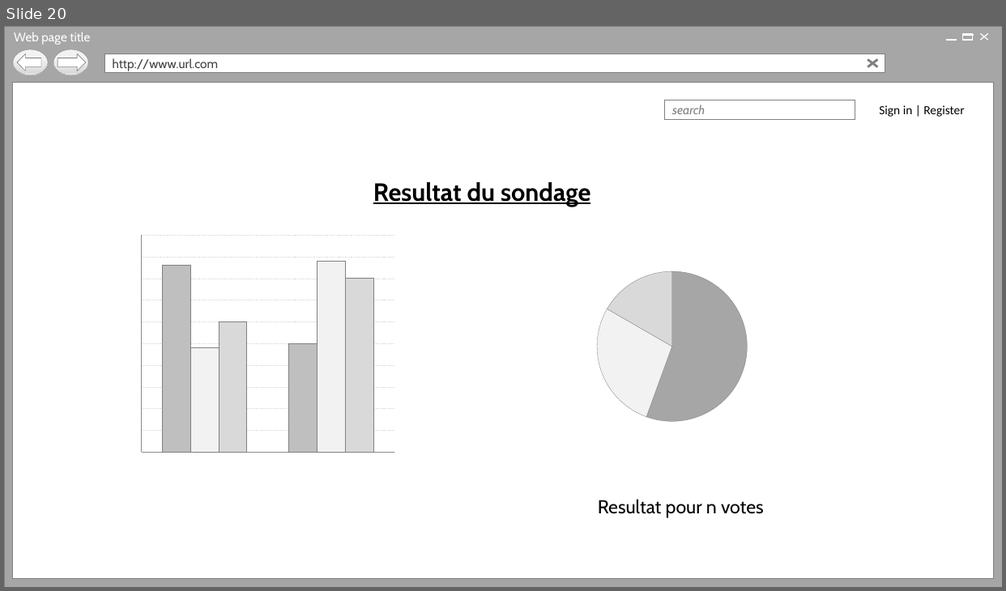
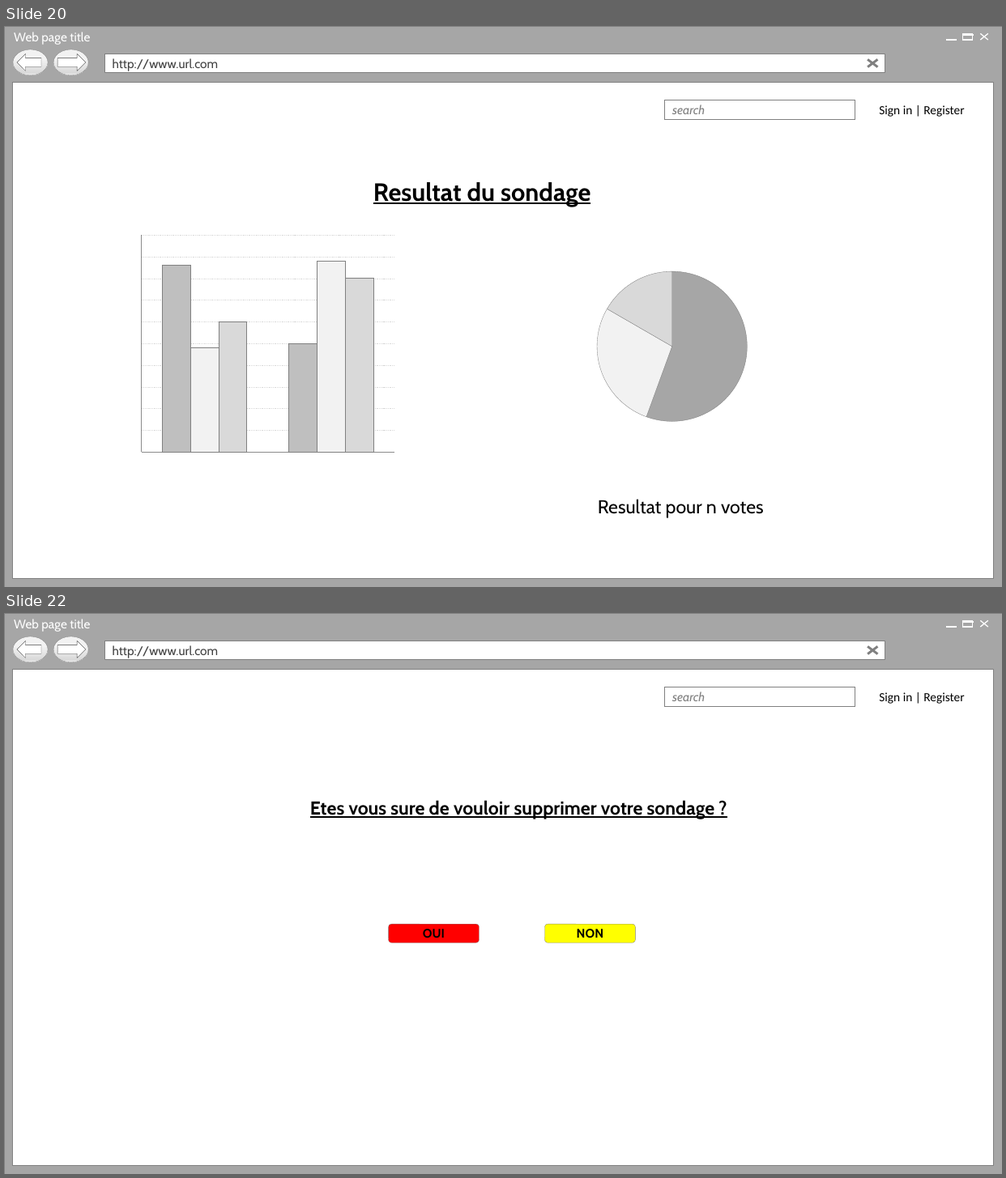
Before and after one commit to Holyz1988/PROJET1-ASP.NET, a slide deck: Page d’acceuil.pptx. Shown one above the other, each under a label of ours: slide 20 before the commit, slides 20 and 22 after it; the slides between them are not shown. The pictures are 1006x591 and 1006x1178 pixels, drawn with LibreOffice and Linux fonts; fonts in the diff are those of the drawing; background and template pictures are left out. Boxes give left, top, right and bottom in pixels: in the first picture for what was removed or moved away, otherwise in the second. Text is boxed around its words. In the diff, an @@ line names an element or a change of style, - is before the commit and + after.

```diff
--- a/Page d’acceuil.pptx
+++ b/Page d’acceuil.pptx
@@ slide 22 added at box(4, 613, 1002, 1174), background #FFFFFF; not listed: 17 template elements that a slide beside it also shows @@
@@ text added at box(310, 800, 715, 820), 18 pt, text #000000, bold, underline @@
+Etes vous sure de vouloir supprimer votre sondage ?
@@ rounded rectangle added at box(389, 924, 479, 943), fill #FF0000, outline #808080 0.25 pt, 12 pt, text #000000, bold @@
+OUI
@@ rounded rectangle added at box(544, 924, 635, 943), fill #FFFF00, outline #808080 0.25 pt, 12 pt, text #000000, bold @@
+NON
```
Also in this commit, not shown: 11 slides changed, 2 other slides added, 1 slide removed, 1 other file.
